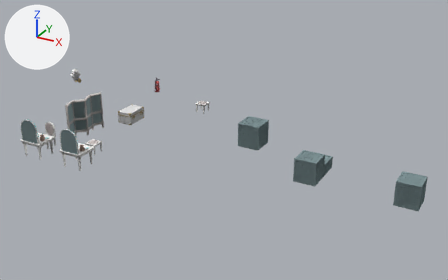
One commit to the glTF model www/models/lba2/iso_scenes/79.glb: the scene before it, then after it.
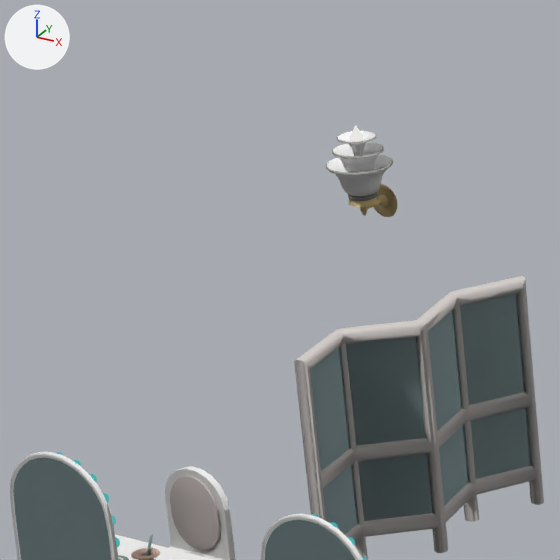
Each version appears first whole from a 50 mm lens placed at (38.5, -51.3, 23.4), pointed at (16.9, -11.9, 3.7), and next in a close-up on the part from 4% to 24% of the width and 17% to 49% of the height. The lights are fixed; the arrows at upper left show +X, +Y and +Z. Where no turn or scale is listed for an object, it has been applied to the vertices. Vertices at the same position are counted once.

In view in the first close-up: 'colored'.
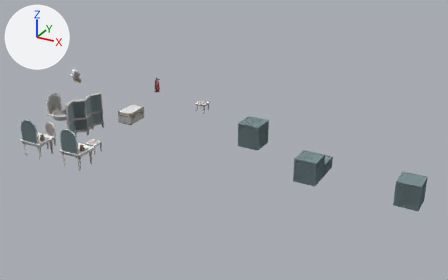
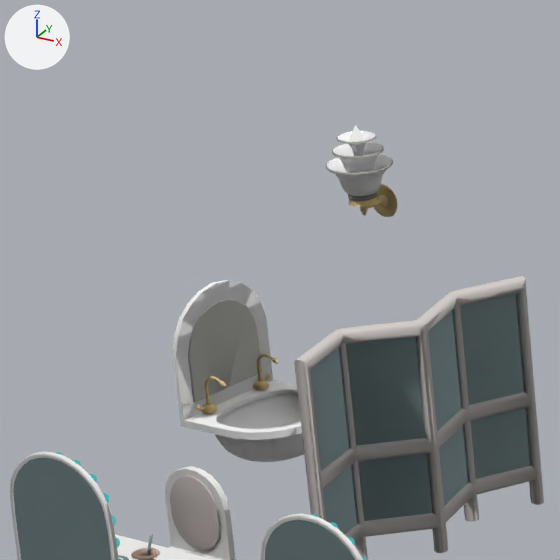
Changed parts and their boxes (x1, y1, x2, y2) in the close-ups (560 x 560 px):
part 1 of me_mesh_0, added: after (172, 280, 304, 462)
part 2 of me_mesh_0, added: after (201, 376, 226, 414)
part 3 of me_mesh_0, added: after (253, 354, 278, 391)

The change in detail:
me_mesh_0 is used by ob_colored; location (0.0, 0.0, 0.0).
me_mesh_0 had 10185 vertices, 19788 faces and spanned x 2.1..31.9, y -19.9..-4.0, z 0.5..7.5.
me_mesh_0 now has 12194 vertices, 23654 faces and spans x 1.1..31.9, y -19.9..-4.0, z 0.5..7.5.
me_mesh_0 part 1: a new loose piece of 637 vertices spanning x 1.1..2.8, y -14.9..-13.1, z 3.3..5.6, in mat_material_0.
me_mesh_0 part 2: a new loose piece of 560 vertices spanning x 1.2..1.7, y -14.6..-14.4, z 4.0..4.5, in mat_material_0.
me_mesh_0 part 3: a new loose piece of 560 vertices spanning x 1.2..1.7, y -13.6..-13.4, z 4.0..4.5, in mat_material_0.
